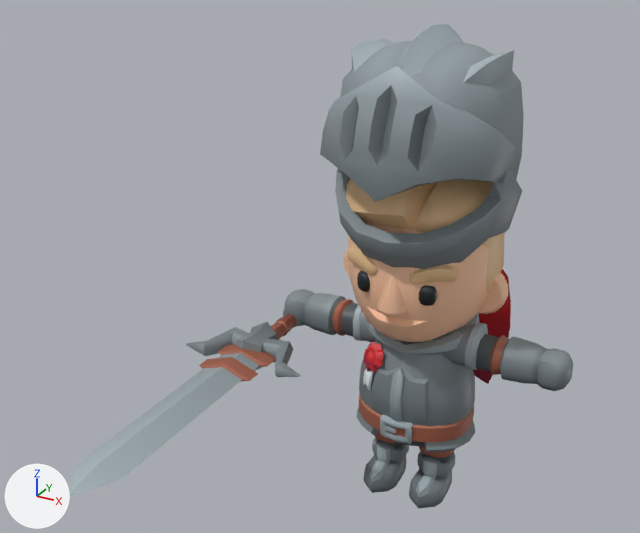
Two versions of the glTF model csharp/Unciv.Godot/Packs/units/models/unit/Longswordsman.glb, one commit apart.
Before and after are seen from a camera (50 mm lens) standing at (0.565, -1.425, 1.146) and looking at (-0.09, -0.234, 0.551). Lighting does not change. The marker at lower left points along +X, +Y and +Z. The picture after the commit comes second. Where no turn or scale is listed for an object, it has been applied to the vertices. Vertices at exactly the same position are counted once.

The first picture shows '2H_Sword', 'Knight_ArmLeft', 'Knight_ArmRight', 'Knight_Body', 'Knight_Cape', 'Knight_Head', 'Knight_Helmet', 'Knight_LegLeft', 'Knight_LegRight'.
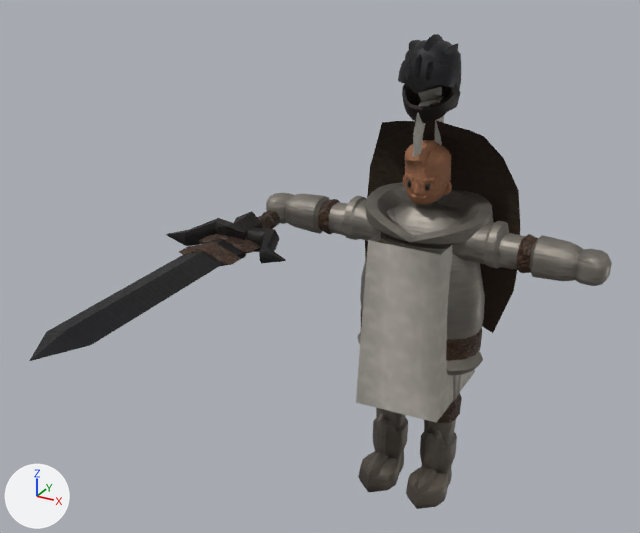
Where the change shows, as pixel boxes [x1, y1, x2, y2] in the pictures (640 x 533 px):
'Warrior', added
    after: [266, 87, 612, 509]
'Knight_Helmet', surface changed, moved, rescaled (69% narrower, 63% shorter)
    before: [320, 24, 524, 269]
    after: [398, 34, 461, 123]
'2H_Sword', surface changed, moved, rescaled (9% wider, 20% shorter)
    before: [66, 308, 301, 498]
    after: [30, 210, 286, 361]
'Knight_Head', deleted (beige)
    before: [343, 179, 508, 342]
'Knight_Body', deleted
    before: [357, 313, 480, 452]
'Knight_Cape', surface changed, moved, rescaled
    before: [473, 269, 511, 384]
    after: [365, 120, 520, 333]
'Knight_ArmLeft', deleted
    before: [437, 322, 573, 391]
'Knight_ArmRight', deleted
    before: [285, 289, 377, 342]
'Knight_LegLeft', deleted
    before: [409, 447, 455, 509]
'Knight_LegRight', deleted
    before: [363, 431, 409, 493]
part 1 of me_cube_12993, recoloured
    before: [91, 308, 301, 484]
    after: [30, 211, 286, 361]
part 2 of me_cube_12993, recoloured
    before: [199, 314, 297, 382]
    after: [179, 210, 280, 266]

Edits to the bpy script that builds the scene:
```text
Change mat_teamcolor:
    remove # nodes: BsdfPrincipled, OutputMaterial, TexImage
    remove # uses the picture img_knight_texture
    nodes: BsdfPrincipled, Mix, NormalMap, OutputMaterial, TexImage x2, VertexColor
    uses the picture img_image_10
    uses the picture img_image_11
Add mat_fur:
    mat_fur = bpy.data.materials.new('Fur')
    # uses the picture img_image_8
    # uses the picture img_image_9
Add mat_iron:
    mat_iron = bpy.data.materials.new('Iron')
    # uses the picture img_image_4
    # uses the picture img_image_5
Add mat_leather:
    mat_leather = bpy.data.materials.new('Leather')
    # uses the picture img_image_6
    # uses the picture img_image_7
Add mat_bronze:
    mat_bronze = bpy.data.materials.new('Bronze')
    # uses the picture img_image_2
    # uses the picture img_image_3
Add mat_skin:
    mat_skin = bpy.data.materials.new('Skin')
    # uses the picture img_image_0
    # uses the picture img_image_1
Add mat_wool:
    mat_wool = bpy.data.materials.new('Wool')
    # uses the picture img_image_12
    # uses the picture img_image_13
Add mat_dark:
    mat_dark = bpy.data.materials.new('Dark')
    mat_dark.use_nodes = True; mat_dark.node_tree.nodes.clear()
    _N = mat_dark.node_tree.nodes; _L = mat_dark.node_tree.links
    n0 = _N.new('ShaderNodeBsdfPrincipled'); n0.name = 'Principled BSDF'
    n0.inputs[2].default_value = 0.45  # 'Roughness'
    n1 = _N.new('ShaderNodeOutputMaterial'); n1.name = 'Material Output'
    n2 = _N.new('ShaderNodeVertexColor'); n2.name = 'Color Attribute'
    _L.new(n0.outputs[0], n1.inputs[0])  # 'BSDF' to 'Surface'
    _L.new(n2.outputs[0], n0.inputs[0])  # 'Color' to 'Base Color'
Change me_cube_12993:
    where me_cube_12993.from_pydata(...)  # 216 vertices, 412 faces; spans x -0.42..0.42, y -0.12..0.12, z -0.4..1.96
    used by ob_2h_sword; location = (-0.267, -0.088, 0.317); rotation_euler = (1.571, 0.0, 0.0), in degrees (90, 0, 0); scale = (0.302, 0.302, 0.302)
    me_cube_12993 part 1: 284 faces spanning x -0.42..0.42, y -0.12..0.12, z -0.4..1.96 switch from mat_teamcolor (picture img_knight_texture) to mat_iron
    me_cube_12993 part 2: 128 faces spanning x -0.19..0.19, y -0.06..0.06, z -0.17..0.63 switch from mat_teamcolor (picture img_knight_texture) to mat_leather
Change me_cube_124:
    where me_cube_124.from_pydata(...)  # 253 vertices, 480 faces; spans x -0.569..0.569, y -0.711..0.542, z -0.105..1.251
    used by ob_knight_helmet; location = (0.0, 0.0, 0.543); scale = (0.302, 0.302, 0.302)
    me_cube_124 part 3: 480 faces spanning x -0.569..0.569, y -0.711..0.542, z -0.105..1.251 switch from mat_teamcolor (picture img_knight_texture) to mat_iron
Change me_plane_004:
    where me_plane_004.from_pydata(...)  # 56 vertices, 84 faces; spans x -0.485..0.485, y 0.044..0.386, z -1.122..0.02
    used by ob_knight_cape; location = (0.0, 0.0, 0.543); scale = (0.302, 0.302, 0.302)
    me_plane_004 part 4: 84 faces spanning x -0.485..0.485, y 0.044..0.386, z -1.122..0.02 switch from mat_teamcolor (picture img_knight_texture) to mat_fur
Remove ob_knight_armleft:
    ob_knight_armleft = bpy.data.objects.new('Knight_ArmLeft', me_cube_125)
Remove ob_knight_armright:
    ob_knight_armright = bpy.data.objects.new('Knight_ArmRight', me_cube_126)
Remove ob_knight_body:
    ob_knight_body = bpy.data.objects.new('Knight_Body', me_prototypepete_body_020)
Remove ob_knight_head:
    ob_knight_head = bpy.data.objects.new('Knight_Head', me_prototypepete_head_001)
Remove ob_knight_legleft:
    ob_knight_legleft = bpy.data.objects.new('Knight_LegLeft', me_cube_128)
Remove ob_knight_legright:
    ob_knight_legright = bpy.data.objects.new('Knight_LegRight', me_cube_127)
Change ob_2h_sword:
    ob_2h_sword.location: (-0.267, -0.088, 0.317) -> (-0.309, -0.065, 0.53)
    ob_2h_sword.scale: (0.302, 0.302, 0.302) -> (0.31, 0.31, 0.31)
Change ob_knight_helmet:
    ob_knight_helmet.location: (0.0, 0.0, 0.543) -> (0.0, 0.0, 0.773)
    ob_knight_helmet.scale: (0.302, 0.302, 0.302) -> (0.0913, 0.0986, 0.106)
Change ob_knight_cape:
    ob_knight_cape.location: (0.0, 0.0, 0.543) -> (0.0, 0.0, 0.745)
    ob_knight_cape.scale: (0.302, 0.302, 0.302) -> (0.329, 0.219, 0.365)
Add ob_warrior:
    ob_warrior = bpy.data.objects.new('Warrior', me_mesh_skinned)  # 2453 vertices, 4564 faces; spans x -0.334..0.334, y -0.105..0.107, z 0.009..0.818
    ob_warrior.location = (0.0, 0.0, -0.009)
```
